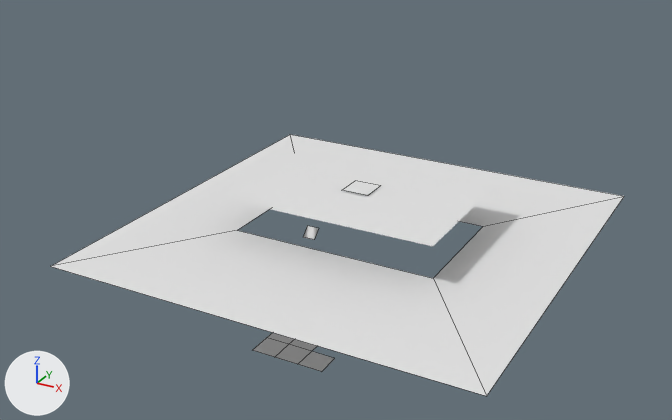
Renders of the Blender file game/assets/HUD.blend from each side of a commit.
One viewpoint serves both versions: a camera (50 mm lens) standing at (27.4, -53.5, 27.8) and looking at (-1.8, -0.4, 1.2). Lighting does not change. The marker at lower left points along +X, +Y and +Z. Mesh edges are drawn as thin lines on the coarser meshes. Materials are left out; every surface is plain grey.

The older version as bpy lines, for what is in view:
```python
me_loadingscreen = bpy.data.meshes.new('LoadingScreen')
me_loadingscreen.from_pydata(...)  # 72 vertices, 64 faces; spans x -8.0..8.0, y -6.0..6.0, z 0.0
me_loadingscreen.polygons.foreach_set('use_smooth', [True] * 64)
me_loadingscreen.materials.append(mat_loadingbox)
me_plane_032 = bpy.data.meshes.new('Plane.032')
me_plane_032.from_pydata([(-7.5, -4.5, 0.0), (7.5, -4.5, 0.0), (-7.5, 4.5, 0.0), (7.5, 4.5, 0.0), (-15.0, -15.0, 0.0), (15.0, -15.0, 0.0), (-15.0, 15.0, 0.0), (15.0, 15.0, 0.0)], [], [(3, 7, 6, 2), (1, 5, 7, 3), (0, 4, 5, 1), (2, 6, 4, 0)])
me_plane_032.materials.append(mat_loadingbox)
ob_letterbox = bpy.data.objects.new('Letterbox', me_plane_032)
ob_letterbox.location = (0.0, 0.0, 0.0)
ob_ls_blackout = bpy.data.objects.new('LS_Blackout', me_loadingscreen)
ob_ls_blackout.location = (0.0, 0.0, 3.0)
```
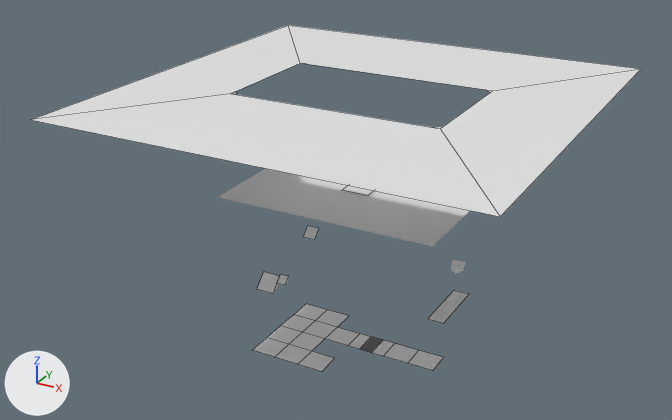
The change, as a diff of the scene's bpy script:
```diff
--- a/game/assets/HUD.blend.py
+++ b/game/assets/HUD.blend.py
@@ ob_letterbox @@
 ob_letterbox = bpy.data.objects.new('Letterbox', me_plane_032)
-ob_letterbox.location = (0.0, 0.0, 0.0)
+ob_letterbox.location = (0.0, 0.0, 10.0)
```

What differs and where, as boxes [x1, y1, x2, y2] in the pictures (672 x 420 px):
'Letterbox', moved: before [50, 135, 624, 396]; after [31, 25, 641, 217]
